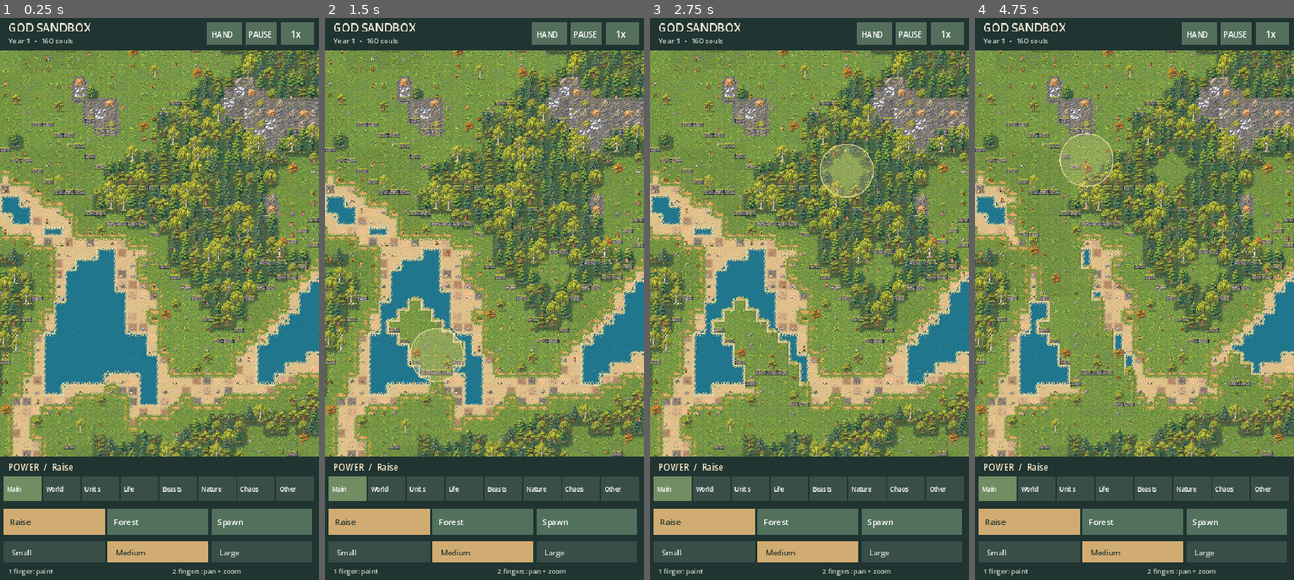
Above: before the commit, frames 1-4 (left to right).
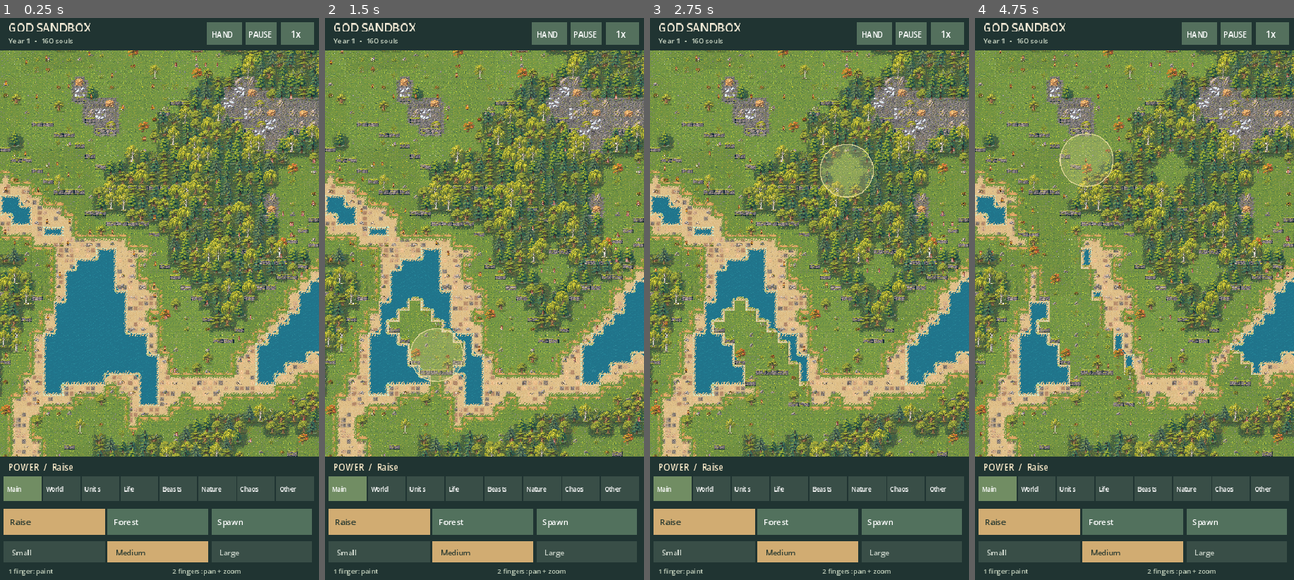
Above: after the commit, the same moments.

Repository: sebbbbrrrr/God-sandbox
Game: Godot game, scene res://scenes/world.tscn
Same seed, same stepped clock (60 frames per second), same inputs: the game is played once before the commit and once after it.
Inputs (mouse positions are in pixels of both pictures, inside the frame that each line leads up to):
- Up to frame 1 (0.25 s): no input
- Up to frame 2 (1.5 s): move the mouse to (554, 270) at 0.52 s; click (554, 270) at 0.67 s; drag from (420, 327) to (468, 411) at 1.27 s
- Up to frame 3 (2.75 s): move the mouse to (841, 175) at 2.02 s; click (841, 175) at 2.17 s
- Up to frame 4 (4.75 s): drag from (1118, 411) to (1038, 214) at 2.77 s; move the mouse to (1230, 383) at 3.52 s; click (1230, 383) at 3.67 s; drag from (1038, 214) to (1086, 158) at 4.27 s

The runs differ from the first frame. In frame 1, 11% of the frame differs, in the area x 0-100%, y 5-79%; in frame 2, 12%; in frame 3, 12%; in frame 4, 12%.

Commit message:
Render nearby ground as finer 16px visual subtiles

Diff:
--- a/scripts/pixel_world_renderer.gd
+++ b/scripts/pixel_world_renderer.gd
@@ -205,7 +205,18 @@
     var surface := variation(x,y,world.seed,variants)
     # Stable broad patches enrich colour without changing the material or sampling scale.
     var shade := 0.97 + variation(x/7,y/7,world.seed,7)*0.01 if type in [world.MEADOW,world.FOREST] else 1.0
-    ground.add("%s_%d" % [family,surface],p,Vector2.ZERO,Color(shade,shade,shade))
+    # One simulation cell remains 32px, but nearby ground is drawn as four
+    # independent 16px subtiles. This matches the finer pixel density of
+    # vegetation/buildings without changing brushes, saves or pathfinding.
+    # Distant zoom keeps one tile per cell for the baked-chunk fast path.
+    if detail == 0:
+        ground.add("%s_%d" % [family,surface],p,Vector2.ZERO,Color(shade,shade,shade))
+    else:
+        for sy in range(2):
+            for sx in range(2):
+                var subvariant := variation(x*2+sx,y*2+sy,world.seed,variants)
+                ground.add("%s_%d" % [family,subvariant],
+                    p+Vector2(sx*16,sy*16),Vector2(16,16),Color(shade,shade,shade))
     if type == world.MOUNTAIN and variation(x,y,world.seed+27,7)==0:
         ground.add("mountain_%d" % v,p)
     var ocean_mask: int = neighbour_masks[world.OCEAN]
